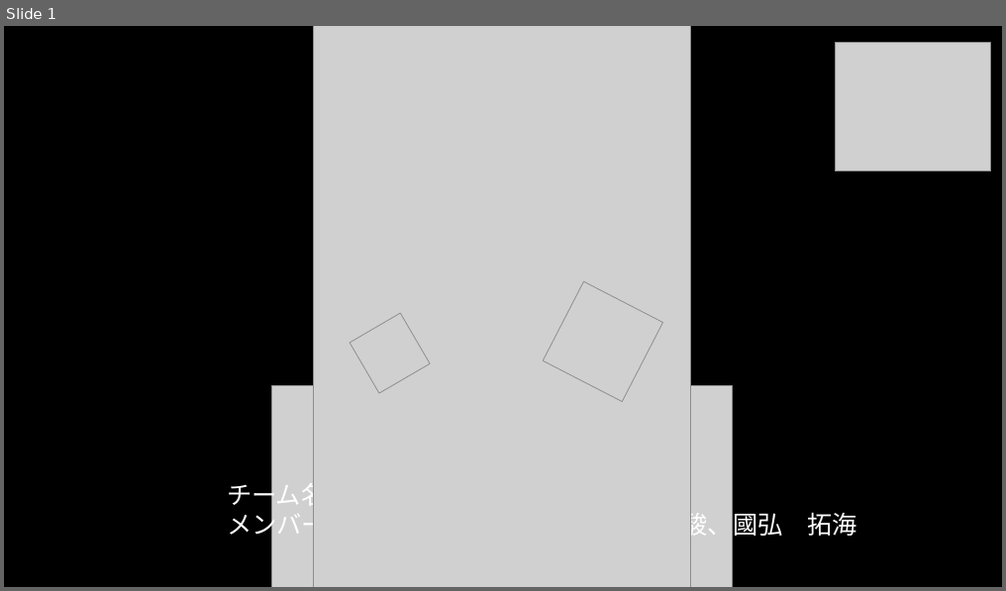
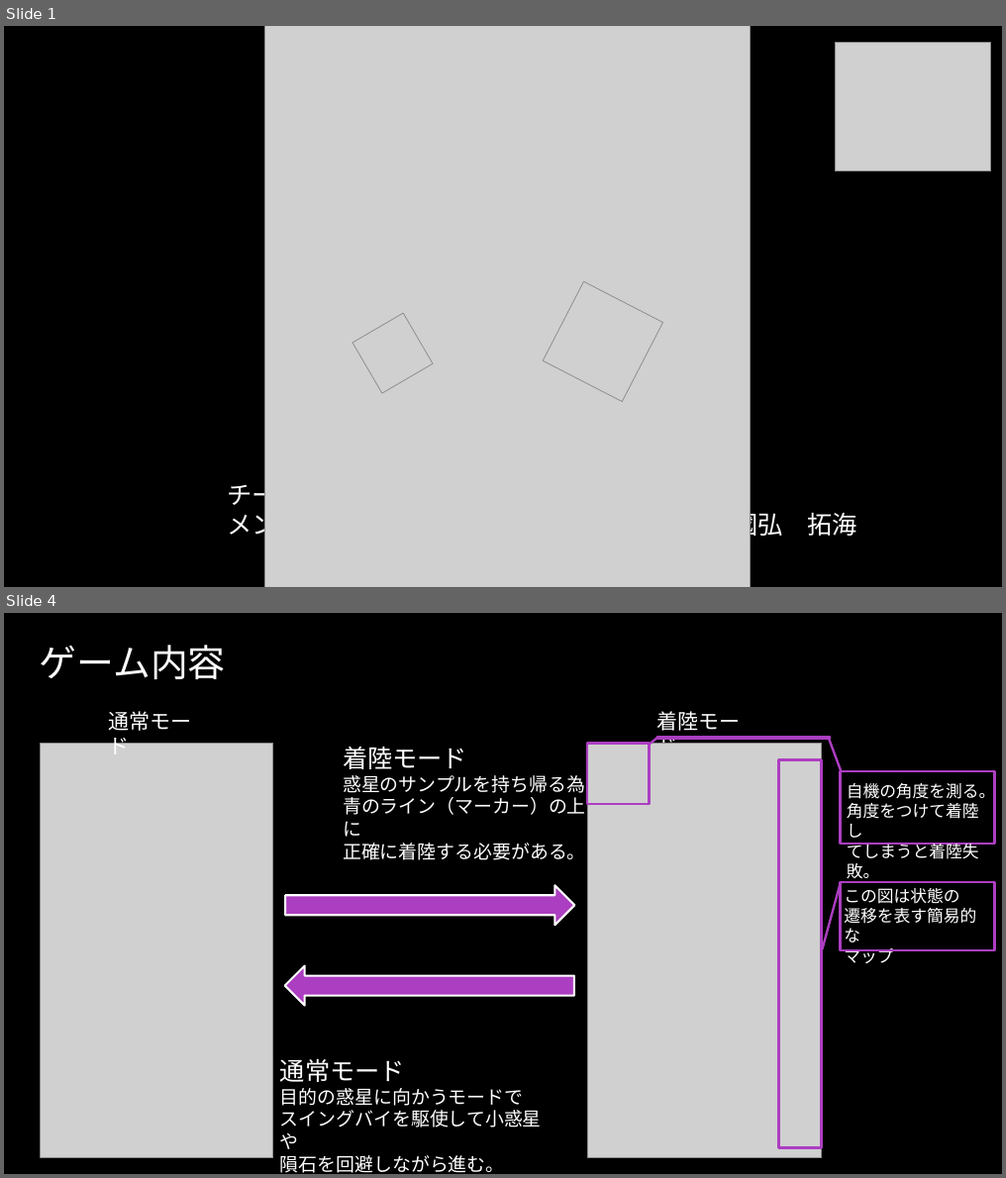
Before and after one commit to team20190422/GroupProject, a slide deck: SWING-BY.pptx. Shown one above the other, each under a label of ours: slide 1 before the commit, slides 1 and 4 after it; the slides between them are not shown. The pictures are 1006x591 and 1006x1178 pixels, drawn with LibreOffice and Linux fonts; fonts in the diff are those of the drawing; grey boxes stand for pictures; background and template pictures are left out. Boxes give left, top, right and bottom in pixels: in the first picture for what was removed or moved away, otherwise in the second. Text is boxed around its words. In the diff, an @@ line names an element or a change of style, - is before the commit and + after.

```diff
--- a/SWING-BY.pptx
+++ b/SWING-BY.pptx
@@ slide 4 added at (x1=4, y1=613, x2=1002, y2=1174), background picture (left out) @@
@@ title added at (x1=40, y1=645, x2=226, y2=679), 36 pt, text #FFFFFF @@
+ゲーム内容
@@ text added at (x1=108, y1=711, x2=191, y2=755), 20 pt, text #FFFFFF @@
+通常モード
@@ text added at (x1=656, y1=711, x2=740, y2=744), 20 pt, text #FFFFFF @@
+着陸モード
@@ picture added at (x1=40, y1=744, x2=272, y2=1158) @@
@@ text added at (x1=343, y1=747, x2=604, y2=861), 18 pt, text #FFFFFF @@
+着陸モード
+惑星のサンプルを持ち帰る為、
+青のライン（マーカー）の上に
+正確に着陸する必要がある。
@@ picture added at (x1=587, y1=744, x2=822, y2=1158) @@
@@ rectangle added at (x1=587, y1=744, x2=649, y2=805), outline #AC3EC1 2.25 pt @@
@@ line added from (649, 744) to (657, 738), #AC3EC1 2.25 pt @@
@@ line added from (657, 738) to (830, 738), #AC3EC1 3 pt @@
@@ rectangle added at (x1=779, y1=760, x2=823, y2=1149), outline #AC3EC1 3 pt @@
@@ border callout added at (x1=841, y1=771, x2=994, y2=844), outline #AC3EC1 2.25 pt @@
@@ text added at (x1=846, y1=780, x2=996, y2=860), 16 pt, text #FFFFFF @@
+自機の角度を測る。
+角度をつけて着陸し
+てしまうと着陸失敗。
@@ right arrow added at (x1=285, y1=885, x2=575, y2=925), fill #AC3EC1, outline #FFFFFF 2 pt @@
@@ border callout added at (x1=841, y1=882, x2=994, y2=951), outline #AC3EC1 2.25 pt @@
@@ text added at (x1=844, y1=888, x2=976, y2=963), 16 pt, text #FFFFFF @@
+この図は状態の
+遷移を表す簡易的な
+マップ
@@ right arrow added at (x1=285, y1=966, x2=574, y2=1006), fill #AC3EC1, outline #FFFFFF 2 pt @@
@@ text added at (x1=280, y1=1059, x2=542, y2=1173), 18 pt, text #FFFFFF @@
+通常モード
+目的の惑星に向かうモードで
+スイングバイを駆使して小惑星や
+隕石を回避しながら進む。
@@ slide 1 changed as well @@
@@ picture resized from (x1=314, y1=26, x2=691, y2=587) to (x1=264, y1=26, x2=749, y2=587) @@
@@ picture moved from (x1=272, y1=386, x2=734, y2=587) to (x1=264, y1=386, x2=726, y2=587) @@
```
Also in this commit, not shown: 4 other slides changed, 2 other slides added, 3 slides removed.
